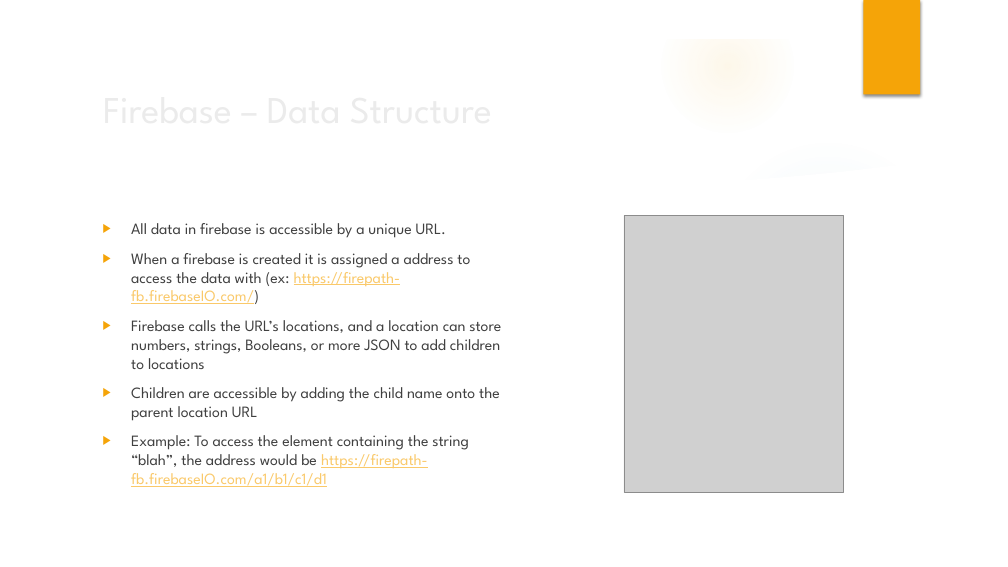
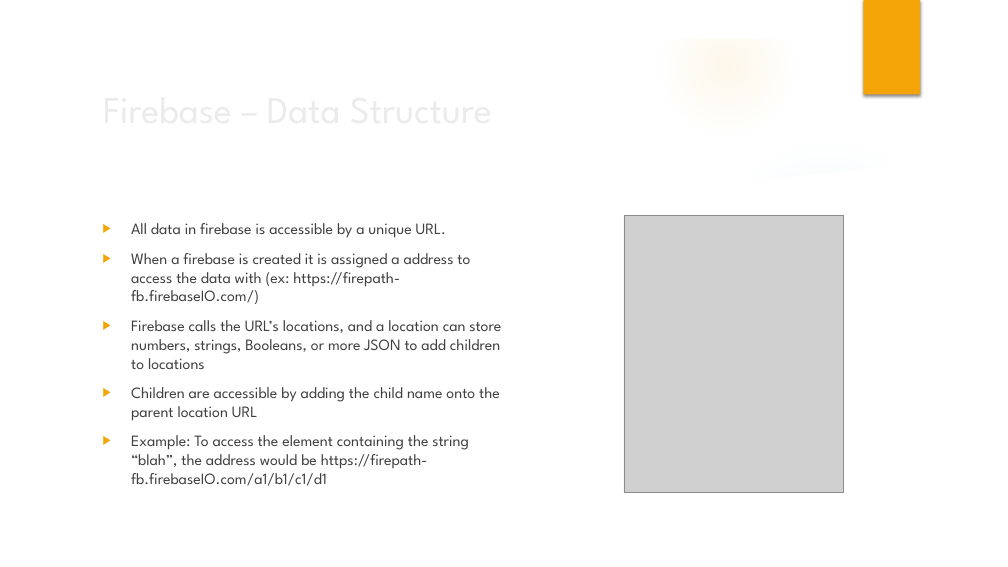
Before and after one commit to jbrelloch/Firepath, a slide deck: slide 4 of FirepathPresentation.pptx (slide 5 before the commit). Drawn at 1008x567 pixels with LibreOffice and Linux fonts; fonts in the diff are those of the drawing; grey boxes stand for pictures; background and template pictures are left out. Boxes give left, top, right and bottom in pixels: in the first picture for what was removed or moved away, otherwise in the second. Text is boxed around its words. In the diff, an @@ line names an element or a change of style, - is before the commit and + after.

```diff
--- a/FirepathPresentation.pptx
+++ b/FirepathPresentation.pptx
@@ text at box(131, 253, 470, 486): text colour #FAC96A to #404040, underline off in "https://firepath-fb.firebaseIO.com/)", "https://firepath-fb.firebaseIO.com/a1/b1/c1/d1" @@
```
Also in this commit, not shown: 9 other slides changed, 15 slides added, 5 slides removed, 14 other files.
